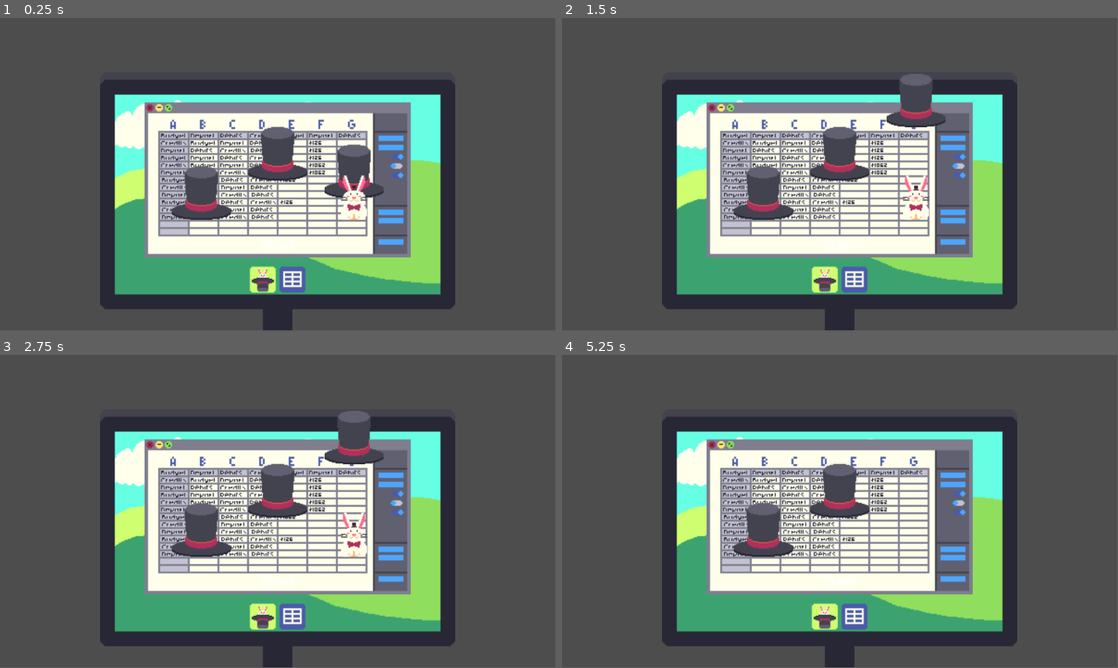
Above: before the commit, frames 1-4 (two rows, left to right).
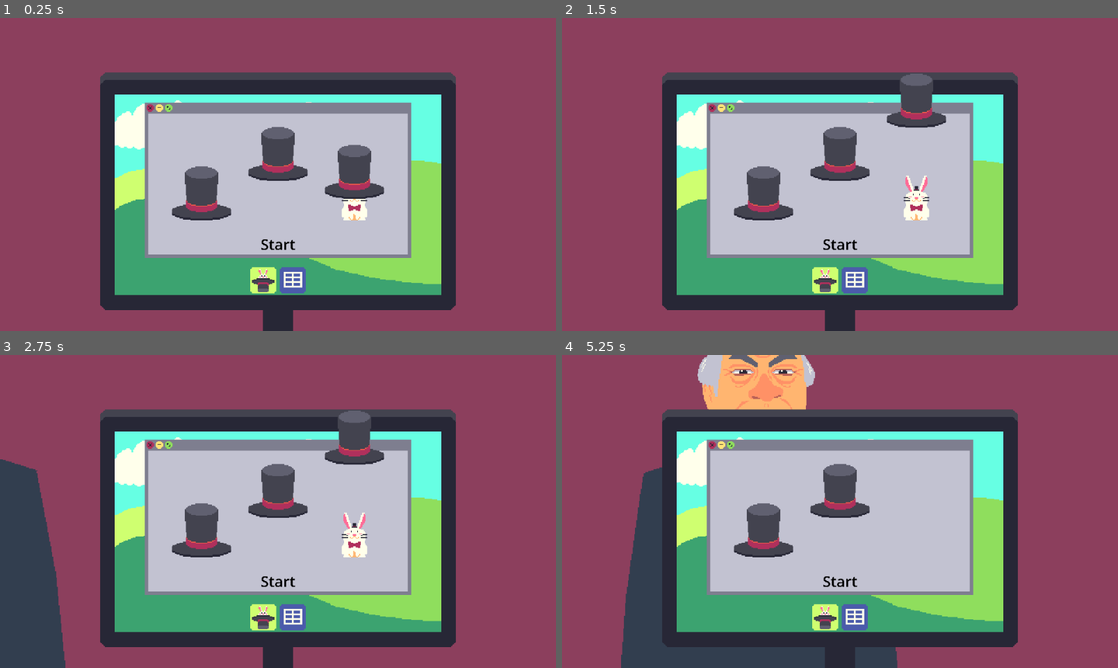
Above: after the commit, the same moments.

Repository: vazor222/MakersMartGameInADay2026PlayDontWork
Game: Godot game, scene res://magic.tscn
The game is run twice, just before and just after one commit, with the same random seed, the same clock (stepped at 60 frames per second) and the same inputs.
Inputs (mouse positions are in pixels of both pictures, inside the frame that each line leads up to):
- Up to frame 1 (0.25 s): no input
- Up to frame 2 (1.5 s): move the mouse to (762, 190) at 0.52 s; click (762, 190) at 0.6 s; move the mouse to (840, 149) at 1.27 s; click (840, 149) at 1.35 s
- Up to frame 3 (2.75 s): tap Enter at 2 s; move the mouse to (355, 527) at 2.02 s; click (355, 527) at 2.1 s
- Up to frame 4 (5.25 s): move the mouse to (840, 580) at 2.77 s; click (840, 580) at 2.85 s; move the mouse to (1006, 558) at 3.52 s; click (1006, 558) at 3.6 s; move the mouse to (673, 464) at 4.27 s; click (673, 464) at 4.35 s; move the mouse to (867, 511) at 5.02 s; click (867, 511) at 5.1 s
In our replay, the window is 799x449 before the commit and 800x450 after it. These sizes can differ from the game's own. Grey fills any space a smaller window leaves; there, only what the larger window draws over its background counts as a difference.

The runs differ from the first frame. In frame 1, 69% of the frame differs, in the area x 0-100%, y 0-100%; in frame 2, 69%; in frame 3, 69%; in frame 4, 70%.

Commit message:
added boss with animation.

Diff:
--- /dev/null
+++ b/MagicMiniGamePrototype/SheetAreaIcon.gd
@@ -0,0 +1,17 @@
+extends Area2D
+
+
+# Called when the node enters the scene tree for the first time.
+func _ready() -> void:
+	input_event.connect(_on_input_event)
+
+
+# Called every frame. 'delta' is the elapsed time since the previous frame.
+func _process(delta):
+	pass
+
+
+func _on_input_event(viewport: Node, event: InputEvent, shape_idx: int):
+	if Input.is_action_just_pressed('mouse_click'):
+		print('clicked! GAME')
+		get_tree().get_first_node_in_group('magic_office').show_work()
--- /dev/null
+++ b/MagicMiniGamePrototype/WorkIconArea.gd
@@ -0,0 +1,17 @@
+extends Area2D
+
+
+# Called when the node enters the scene tree for the first time.
+func _ready() -> void:
+	input_event.connect(_on_input_event)
+
+
+# Called every frame. 'delta' is the elapsed time since the previous frame.
+func _process(delta):
+	pass
+
+
+func _on_input_event(viewport: Node, event: InputEvent, shape_idx: int):
+	if Input.is_action_just_pressed('mouse_click'):
+		print('clicked! Work')
+		get_tree().get_first_node_in_group('magic_office').show_game()
--- a/MagicMiniGamePrototype/hat.tscn
+++ b/MagicMiniGamePrototype/hat.tscn
@@ -253,12 +253,11 @@
 "hat_shuffle_right_to_middle": SubResource("Animation_ueeft")
 }
 
+[sub_resource type="ShaderMaterial" id="ShaderMaterial_c11qq"]
+
 [sub_resource type="ShaderMaterial" id="ShaderMaterial_f0jpr"]
 
-[sub_resource type="ShaderMaterial" id="ShaderMaterial_c11qq"]
-
 [node name="Hat" type="Area2D" node_paths=PackedStringArray("animation_player") groups=["hat"]]
-position = Vector2(330, 170)
 script = ExtResource("1_f4en3")
 shuffle_count = 5
 animation_player = NodePath("AnimationPlayer")
@@ -273,14 +272,6 @@
 "": SubResource("AnimationLibrary_m037b")
 }
 autoplay = "hat_idle"
-
-[node name="Sprite2D" type="Sprite2D" parent="."]
-material = SubResource("ShaderMaterial_f0jpr")
-position = Vector2(-660, 0)
-scale = Vector2(4, 4)
-texture = ExtResource("2_vlaef")
-hframes = 3
-frame = 2
 
 [node name="BunnySprite2D" type="Sprite2D" parent="."]
 material = SubResource("ShaderMaterial_c11qq")
@@ -288,3 +279,10 @@
 texture = ExtResource("3_262wm")
 hframes = 5
 frame = 2
+
+[node name="Sprite2D" type="Sprite2D" parent="."]
+material = SubResource("ShaderMaterial_f0jpr")
+scale = Vector2(4, 4)
+texture = ExtResource("2_vlaef")
+hframes = 3
+frame = 2
--- a/MagicMiniGamePrototype/magic.tscn
+++ b/MagicMiniGamePrototype/magic.tscn
@@ -1,21 +1,75 @@
-[gd_scene load_steps=11 format=3 uid="uid://be4fjlcel2hky"]
-
+[gd_scene load_steps=18 format=3 uid="uid://be4fjlcel2hky"]
+
+[ext_resource type="Texture2D" uid="uid://cvxrgsx74ctp0" path="res://assets/boss-Sheet.png" id="1_00k01"]
+[ext_resource type="Script" path="res://magicOffice.gd" id="1_aoxwu"]
 [ext_resource type="Texture2D" uid="uid://dce6dovdotaw0" path="res://assets/monitor-Sheet.png" id="1_pmd75"]
 [ext_resource type="PackedScene" uid="uid://c7mljrxcuu5qu" path="res://hat.tscn" id="2_5tec4"]
 [ext_resource type="Texture2D" uid="uid://lwumfqxsaexd" path="res://assets/game-window-Sheet.png" id="2_m2g4c"]
 [ext_resource type="Texture2D" uid="uid://cx36wfs34s23q" path="res://assets/work-window-Sheet.png" id="3_4qwkx"]
 [ext_resource type="Script" path="res://StartShuffle.gd" id="4_66l7m"]
 [ext_resource type="Texture2D" uid="uid://bh831jt72wy3o" path="res://assets/game-icon-Sheet.png" id="5_i5iy2"]
+[ext_resource type="Script" path="res://WorkIconArea.gd" id="5_pog4f"]
 [ext_resource type="Texture2D" uid="uid://64k0vf3pcku3" path="res://assets/work-icon-Sheet.png" id="5_uxvt8"]
+[ext_resource type="Script" path="res://SheetAreaIcon.gd" id="7_sillh"]
 [ext_resource type="Texture2D" uid="uid://h0unjs3tpnps" path="res://assets/layout-template.png" id="8_s3f75"]
+
+[sub_resource type="Animation" id="Animation_kx2au"]
+resource_name = "walk"
+length = 60.0
+tracks/0/type = "value"
+tracks/0/imported = false
+tracks/0/enabled = true
+tracks/0/path = NodePath(".:position")
+tracks/0/interp = 1
+tracks/0/loop_wrap = true
+tracks/0/keys = {
+"times": PackedFloat32Array(0, 12, 32.1, 43),
+"transitions": PackedFloat32Array(1, 1, 1, 1),
+"update": 0,
+"values": [Vector2(-2800, 2.08165e-12), Vector2(2800, 2.08165e-12), Vector2(2800, 2.08165e-12), Vector2(-2800, 2.08165e-12)]
+}
+tracks/1/type = "value"
+tracks/1/imported = false
+tracks/1/enabled = true
+tracks/1/path = NodePath(".:flip_h")
+tracks/1/interp = 1
+tracks/1/loop_wrap = true
+tracks/1/keys = {
+"times": PackedFloat32Array(0, 12, 32.1),
+"transitions": PackedFloat32Array(1, 1, 1),
+"update": 1,
+"values": [false, true, true]
+}
+
+[sub_resource type="AnimationLibrary" id="AnimationLibrary_u46no"]
+_data = {
+"walk": SubResource("Animation_kx2au")
+}
+
+[sub_resource type="RectangleShape2D" id="RectangleShape2D_e5j3k"]
+size = Vector2(128, 128)
 
 [sub_resource type="LabelSettings" id="LabelSettings_hhxhj"]
 font_size = 64
+font_color = Color(0, 0, 0, 1)
 
 [sub_resource type="RectangleShape2D" id="RectangleShape2D_nchso"]
 size = Vector2(200, 80)
 
-[node name="Node2D" type="Node2D"]
+[node name="MagicOffice" type="Node2D" groups=["magic_office"]]
+script = ExtResource("1_aoxwu")
+
+[node name="BossSPrite" type="Sprite2D" parent="."]
+position = Vector2(2520, 2.08165e-12)
+scale = Vector2(4, 4)
+texture = ExtResource("1_00k01")
+flip_h = true
+
+[node name="AnimationPlayer" type="AnimationPlayer" parent="BossSPrite"]
+libraries = {
+"": SubResource("AnimationLibrary_u46no")
+}
+autoplay = "walk"
 
 [node name="Node2D" type="Node2D" parent="."]
 
@@ -30,19 +84,32 @@
 texture = ExtResource("2_m2g4c")
 
 [node name="WorksheetWindow" type="Sprite2D" parent="Node2D"]
+visible = false
 position = Vector2(0, 25)
 scale = Vector2(4, 4)
 texture = ExtResource("3_4qwkx")
 
-[node name="WorksheetIcon" type="Sprite2D" parent="Node2D"]
+[node name="WorkIconArea" type="Area2D" parent="Node2D"]
 position = Vector2(64, 456)
+script = ExtResource("5_pog4f")
+
+[node name="WorksheetIcon" type="Sprite2D" parent="Node2D/WorkIconArea"]
 scale = Vector2(4, 4)
 texture = ExtResource("5_uxvt8")
 
-[node name="GameIcon" type="Sprite2D" parent="Node2D"]
+[node name="CollisionShape2D" type="CollisionShape2D" parent="Node2D/WorkIconArea"]
+shape = SubResource("RectangleShape2D_e5j3k")
+
+[node name="SheetAreaIcon" type="Area2D" parent="Node2D"]
 position = Vector2(-64, 456)
+script = ExtResource("7_sillh")
+
+[node name="GameIcon" type="Sprite2D" parent="Node2D/SheetAreaIcon"]
 scale = Vector2(4, 4)
 texture = ExtResource("5_i5iy2")
+
+[node name="CollisionShape2D" type="CollisionShape2D" parent="Node2D/SheetAreaIcon"]
+shape = SubResource("RectangleShape2D_e5j3k")
 
 [node name="CanvasLayer" type="CanvasLayer" parent="."]
 visible = false
@@ -109,10 +176,10 @@
 position = Vector2(-330, 170)
 
 [node name="HatMiddle" parent="HatGame" groups=["hat_middle"] instance=ExtResource("2_5tec4")]
-position = Vector2(0, 0)
 index = 1
 
 [node name="HatRight" parent="HatGame" groups=["hat_right"] instance=ExtResource("2_5tec4")]
+position = Vector2(330, 170)
 index = 2
 
 [node name="StartButtonNode2D" type="Node2D" parent="HatGame"]
--- /dev/null
+++ b/MagicMiniGamePrototype/magicOffice.gd
@@ -0,0 +1,26 @@
+extends Node2D
+@onready var game_window = $Node2D/GameWindow
+@onready var hat_game = $HatGame
+@onready var worksheet_window = $Node2D/WorksheetWindow
+
+
+# Called when the node enters the scene tree for the first time.
+func _ready():
+	pass # Replace with function body.
+
+
+# Called every frame. 'delta' is the elapsed time since the previous frame.
+func _process(delta):
+	pass
+
+func show_game():
+	hat_game.show()
+	game_window.show()
+
+	worksheet_window.hide()
+
+func show_work():
+	worksheet_window.show()
+
+	game_window.hide()
+	hat_game.hide()
--- a/MagicMiniGamePrototype/project.godot
+++ b/MagicMiniGamePrototype/project.godot
@@ -19,6 +19,7 @@
 
 window/size/viewport_width=960
 window/size/viewport_height=540
+window/stretch/mode="viewport"
 
 [input]
 
@@ -30,5 +31,7 @@
 
 [rendering]
 
+textures/canvas_textures/default_texture_filter=0
 renderer/rendering_method="gl_compatibility"
 renderer/rendering_method.mobile="gl_compatibility"
+environment/defaults/default_clear_color=Color(0.54902, 0.247059, 0.364706, 1)
